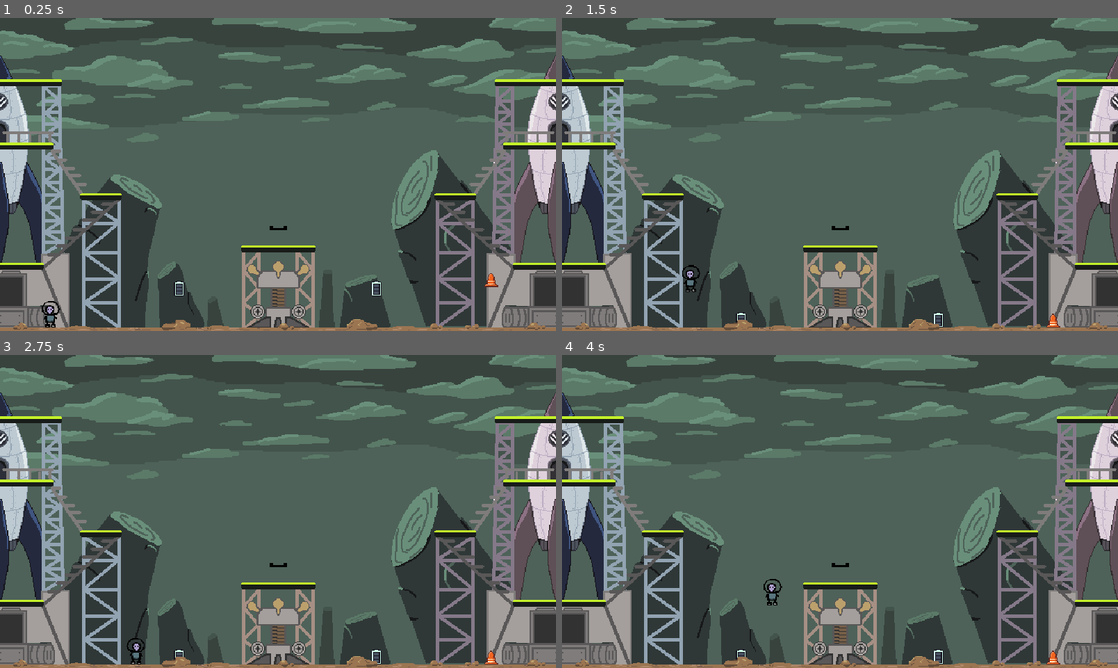
Above: before the commit, frames 1-4 (two rows, left to right).
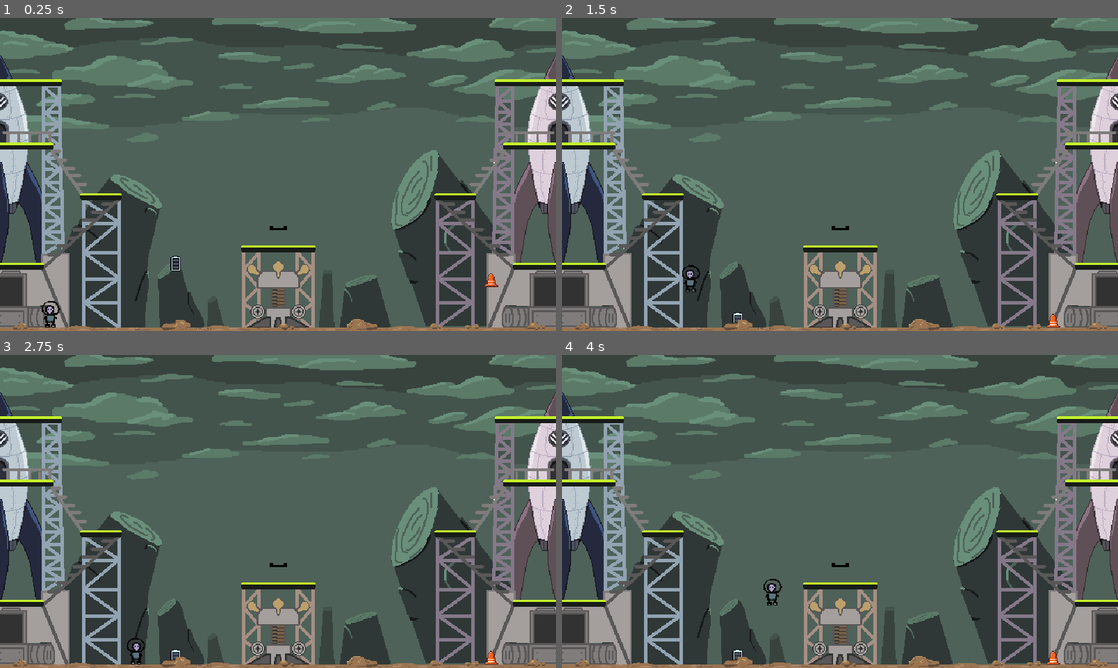
Above: after the commit, the same moments.

Repository: a-fluke/team_arcade_game
Game: Godot game, scene res://scenes/game.tscn
Same seed, same stepped clock (60 frames per second), same inputs: the game is played once before the commit and once after it.
Inputs:
- Up to frame 1 (0.25 s): no input
- Up to frame 2 (1.5 s): hold D (right) from 0.53 s (still down); tap E (item) at 0.6, 1.35 s; tap Space (jump) at 0.77 s
- Up to frame 3 (2.75 s): tap Space (jump) at 1.52 s; release D (right) at 2.03 s; hold A (left) from 2.03 s (still down); tap E (item) at 2.1 s
- Up to frame 4 (4 s): release A (left) at 2.78 s; hold D (right) from 2.78 s (still down); tap E (item) at 2.85, 3.6 s; tap Space (jump) at 3.02, 3.77 s

The runs differ from the first frame. In frame 1, 0.3% of the frame differs, in the area x 30-69%, y 76-89%; in frame 2, 0.1%; in frame 3, 0.1%; in frame 4, 0.1%.

Commit message:
replaced barrel with battery, fix item movement

Diff:
--- a/scenes/barrel.tscn
+++ /dev/null
@@ -1,19 +0,0 @@
-[gd_scene load_steps=4 format=3 uid="uid://bbqefwcvyb7q6"]
-
-[ext_resource type="Script" path="res://scripts/barrel.gd" id="1_hbe3s"]
-[ext_resource type="Texture2D" uid="uid://cbqlcvjarrtdx" path="res://assets/battery0.png" id="2_f3wbf"]
-
-[sub_resource type="RectangleShape2D" id="RectangleShape2D_xde3c"]
-size = Vector2(12, 17)
-
-[node name="barrel" type="CharacterBody2D"]
-collision_layer = 4
-script = ExtResource("1_hbe3s")
-
-[node name="Sprite2D" type="Sprite2D" parent="."]
-texture_filter = 1
-texture = ExtResource("2_f3wbf")
-
-[node name="CollisionShape2D" type="CollisionShape2D" parent="."]
-position = Vector2(0, 0.5)
-shape = SubResource("RectangleShape2D_xde3c")
--- /dev/null
+++ b/scenes/battery.tscn
@@ -0,0 +1,19 @@
+[gd_scene load_steps=4 format=3 uid="uid://dddhq3q53x0hn"]
+
+[ext_resource type="Script" path="res://scripts/battery.gd" id="1_fip33"]
+[ext_resource type="Texture2D" uid="uid://cbqlcvjarrtdx" path="res://assets/battery0.png" id="2_wqqp3"]
+
+[sub_resource type="RectangleShape2D" id="RectangleShape2D_ubwtt"]
+size = Vector2(12, 17)
+
+[node name="battery" type="CharacterBody2D"]
+texture_filter = 1
+collision_layer = 4
+script = ExtResource("1_fip33")
+
+[node name="CollisionShape2D" type="CollisionShape2D" parent="."]
+position = Vector2(0, 0.5)
+shape = SubResource("RectangleShape2D_ubwtt")
+
+[node name="Sprite2D" type="Sprite2D" parent="."]
+texture = ExtResource("2_wqqp3")
--- a/scenes/game.tscn
+++ b/scenes/game.tscn
@@ -1,27 +1,26 @@
-[gd_scene load_steps=6 format=3 uid="uid://cvrchm2lit7c"]
+[gd_scene load_steps=7 format=3 uid="uid://cvrchm2lit7c"]
 
+[ext_resource type="Script" path="res://scripts/game.gd" id="1_hrjy4"]
 [ext_resource type="PackedScene" uid="uid://bc4kxnxd2ecit" path="res://scenes/map_a.tscn" id="1_k2l84"]
 [ext_resource type="PackedScene" uid="uid://bijqsfvgl8y3t" path="res://scenes/player.tscn" id="2_lpxyh"]
-[ext_resource type="PackedScene" uid="uid://bbqefwcvyb7q6" path="res://scenes/barrel.tscn" id="2_rd6ru"]
 [ext_resource type="PackedScene" uid="uid://dw8v3d8hjehab" path="res://scenes/refuel_station.tscn" id="3_q45q8"]
 [ext_resource type="PackedScene" uid="uid://6bosf2nye1gb" path="res://scenes/test_item.tscn" id="5_3gm60"]
+[ext_resource type="PackedScene" uid="uid://dddhq3q53x0hn" path="res://scenes/battery.tscn" id="6_hxul4"]
 
 [node name="Game" type="Node2D"]
+script = ExtResource("1_hrjy4")
 
 [node name="mapA" parent="." instance=ExtResource("1_k2l84")]
 
-[node name="barrel2" parent="." instance=ExtResource("2_rd6ru")]
+[node name="player" parent="." instance=ExtResource("2_lpxyh")]
 z_index = 1
-position = Vector2(206, 281)
-
-[node name="barrel" parent="." instance=ExtResource("2_rd6ru")]
-position = Vector2(433, 281)
-
-[node name="refuel_station" parent="." instance=ExtResource("3_q45q8")]
-position = Vector2(320, 244)
-
-[node name="player" parent="." instance=ExtResource("2_lpxyh")]
 position = Vector2(58, 331)
 
 [node name="test_item" parent="." instance=ExtResource("5_3gm60")]
 position = Vector2(565, 272)
+
+[node name="battery" parent="." instance=ExtResource("6_hxul4")]
+position = Vector2(202, 252)
+
+[node name="refuel_station" parent="." instance=ExtResource("3_q45q8")]
+position = Vector2(320, 244)
--- a/scripts/barrel.gd
+++ b/scripts/battery.gd
@@ -1,5 +1,5 @@
 extends Carryable
-class_name Barrel
+class_name Battery
 
 # ----- VARIABLES ----- #
 #var GRAVITY : float
--- a/scripts/carryable.gd
+++ b/scripts/carryable.gd
@@ -66,3 +66,4 @@
 func held_movement():
 	var hold_point = carrier.get_node("hold_point")
 	global_position = hold_point.global_position
+	print(self , " - y: " , $Sprite2D.global_position.y)
--- /dev/null
+++ b/scripts/game.gd
@@ -0,0 +1,4 @@
+extends Node2D
+
+func _ready() -> void:
+	pass
--- a/scripts/player.gd
+++ b/scripts/player.gd
@@ -57,10 +57,6 @@
 	flip_player()
 	move_and_slide()
 
-
-	#if held_item:
-		#held_item.held_movement()
-
 	update_jump_state()
 
 func _process(delta: float) -> void:
--- a/scripts/refuel_station.gd
+++ b/scripts/refuel_station.gd
@@ -6,7 +6,7 @@
 	$fuelTimer.wait_time = 1.0
 
 func accepts(item):
-	return item is Barrel
+	return item is Battery
 
 func empty():
 	state = State.EMPTY
Not shown, added: assets/Silly_Placeholders.png.import
